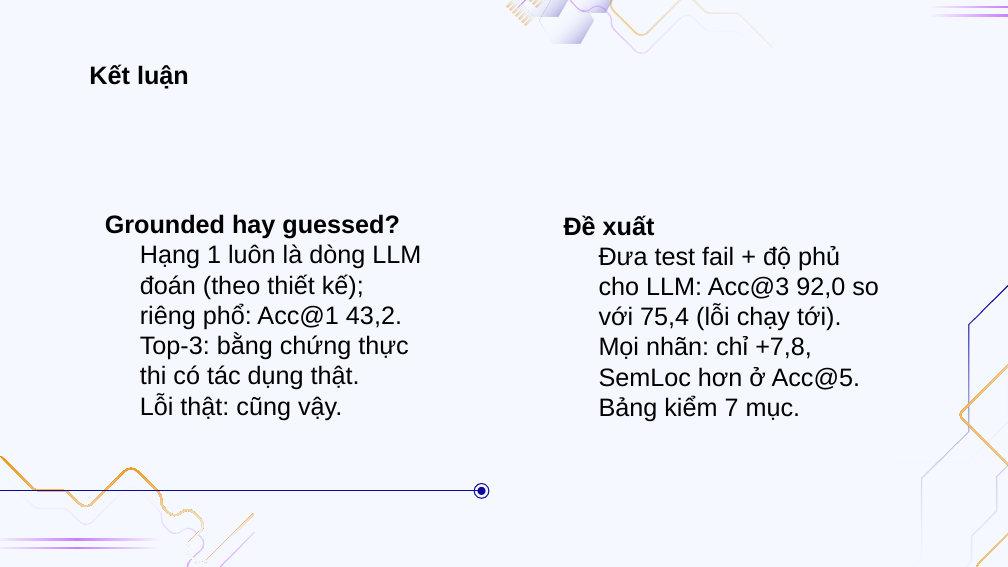
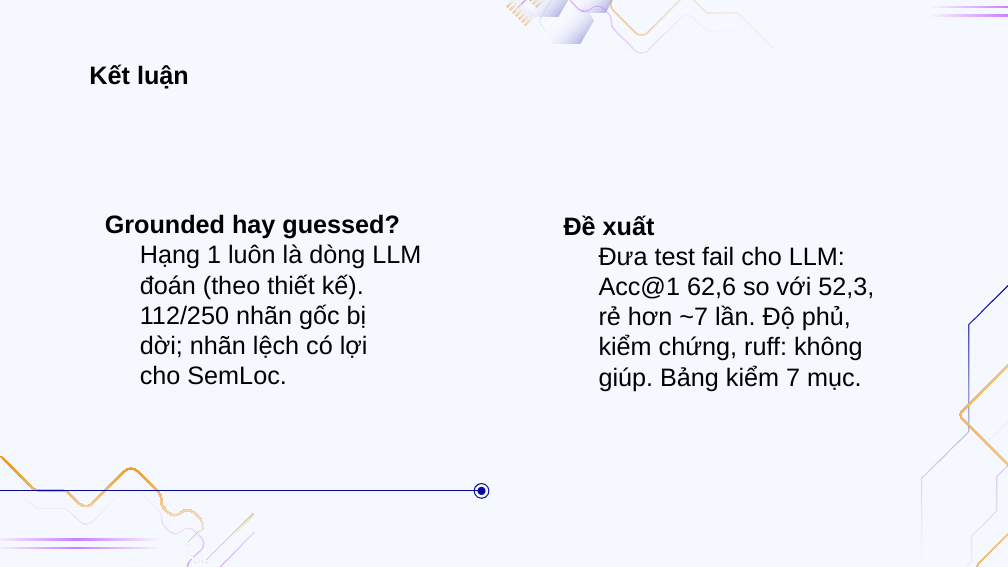
Before and after one commit to doanan293/grounded-or-guessed, a slide deck: slide 26 of docs/presentation/bao-ve.pptx. Drawn at 1008x567 pixels with LibreOffice and Linux fonts; fonts in the diff are those of the drawing; background and template pictures are left out. Boxes give left, top, right and bottom in pixels: in the first picture for what was removed or moved away, otherwise in the second. Text is boxed around its words. In the diff, an @@ line names an element or a change of style, - is before the commit and + after.

```diff
--- a/docs/presentation/bao-ve.pptx
+++ b/docs/presentation/bao-ve.pptx
@@ subtitle at (105, 214, 421, 385): text changed @@
-Grounded hay guessed?
-Hạng 1 luôn là dòng LLM
-đoán (theo thiết kế);
-riêng phổ: Acc@1 43,2.
-Top-3: bằng chứng thực
-thi có tác dụng thật.
-Lỗi thật: cũng vậy.
+Grounded hay guessed?
+Hạng 1 luôn là dòng LLM
+đoán (theo thiết kế).
+112/250 nhãn gốc bị
+dời; nhãn lệch có lợi
+cho SemLoc.
@@ subtitle at (564, 215, 874, 391): text changed @@
-Đề xuất
-Đưa test fail + độ phủ
-cho LLM: Acc@3 92,0 so
-với 75,4 (lỗi chạy tới).
-Mọi nhãn: chỉ +7,8,
-SemLoc hơn ở Acc@5.
-Bảng kiểm 7 mục.
+Đề xuất
+Đưa test fail cho LLM:
+Acc@1 62,6 so với 52,3,
+rẻ hơn ~7 lần. Độ phủ,
+kiểm chứng, ruff: không
+giúp. Bảng kiểm 7 mục.
```
Also in this commit, not shown: 11 other slides changed, 11 other files.
